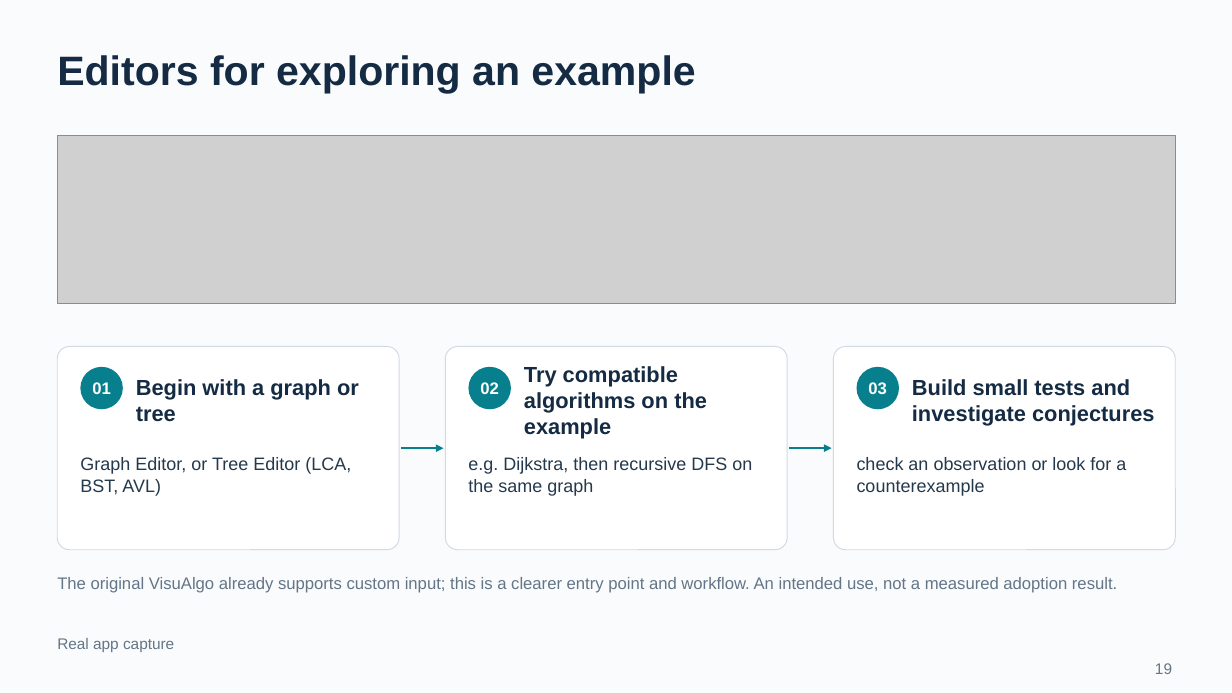
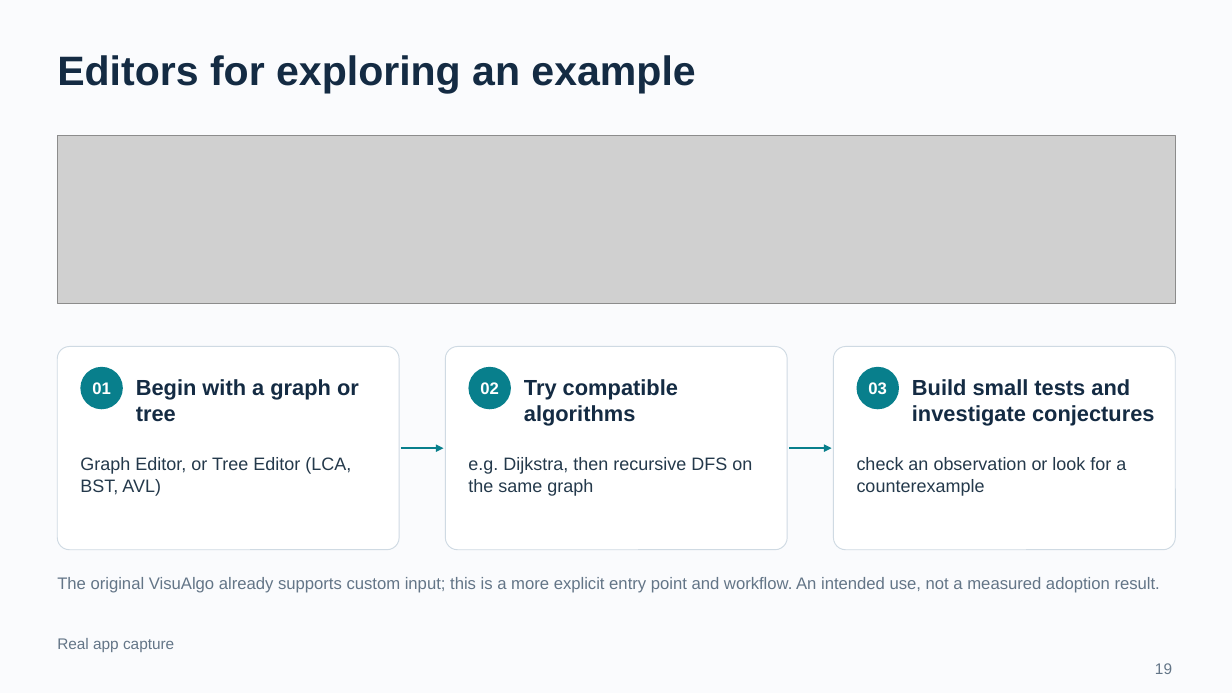
Before and after one commit to BJoozz/docsforfyp, a slide deck: slide 19 of presentation/VisuAlgo_CA_Presentation.pptx. Drawn at 1232x693 pixels with LibreOffice and Linux fonts; fonts in the diff are those of the drawing; grey boxes stand for pictures. Boxes give left, top, right and bottom in pixels: in the first picture for what was removed or moved away, otherwise in the second. Text is boxed around its words. In the diff, an @@ line names an element or a change of style, - is before the commit and + after.

```diff
--- a/presentation/VisuAlgo_CA_Presentation.pptx
+++ b/presentation/VisuAlgo_CA_Presentation.pptx
@@ text at (524, 379, 678, 426): text changed @@
-Try compatible algorithms on the example
+Try compatible algorithms
@@ text at (57, 577, 1160, 593): text changed @@
-The original VisuAlgo already supports custom input; this is a clearer entry point and workflow. An intended use, not a measured adoption result.
+The original VisuAlgo already supports custom input; this is a more explicit entry point and workflow. An intended use, not a measured adoption result.
```
Also in this commit, not shown: 8 other slides changed, 18 other files.
